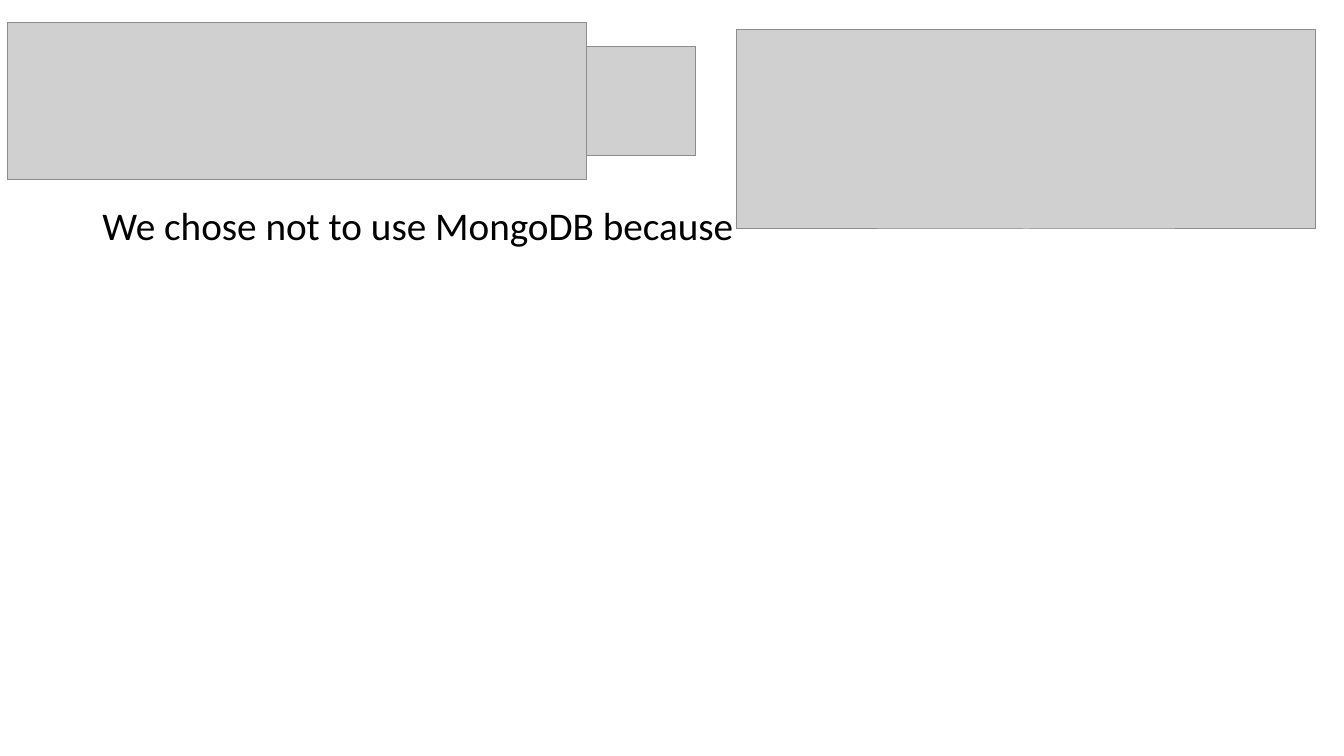
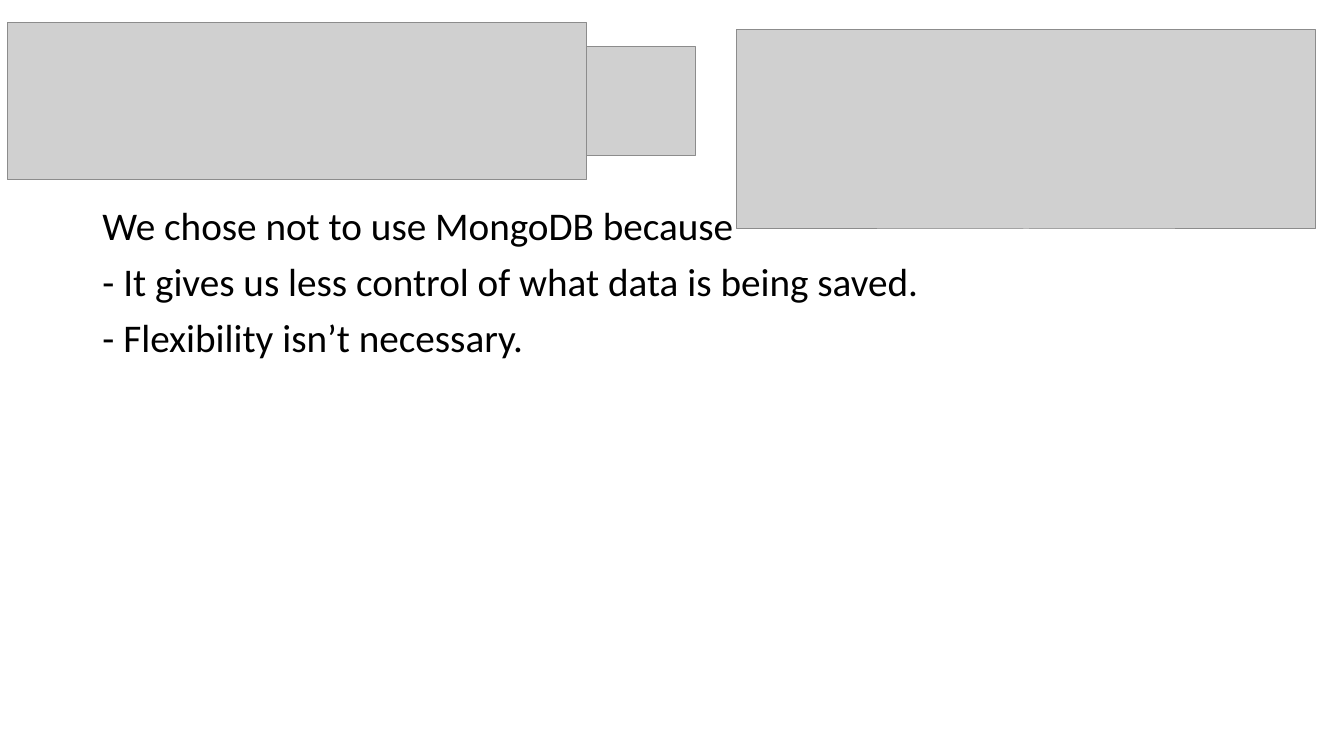
Before and after one commit to Adv-Web-Restaurant-Group3/Paperless-Restaurant, a slide deck: slide 9 of doc/presentation.pptx. Drawn at 1344x756 pixels with LibreOffice and Linux fonts; fonts in the diff are those of the drawing; grey boxes stand for pictures. Boxes give left, top, right and bottom in pixels: in the first picture for what was removed or moved away, otherwise in the second. Text is boxed around its words. In the diff, an @@ line names an element or a change of style, - is before the commit and + after.

```diff
--- a/doc/presentation.pptx
+++ b/doc/presentation.pptx
@@ text at [123, 268, 918, 359]: paragraphs added @@
+- It gives us less control of what data is being saved.
+- Flexibility isn’t necessary.
```
Also in this commit, not shown: 1 other slide changed, 1 slide added, 1 slide removed, 2 other files.
